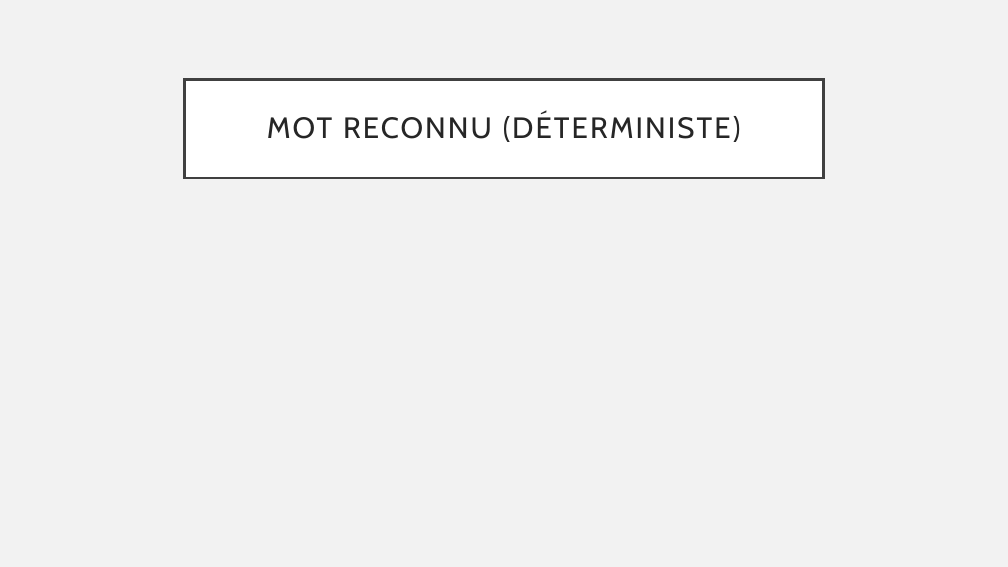
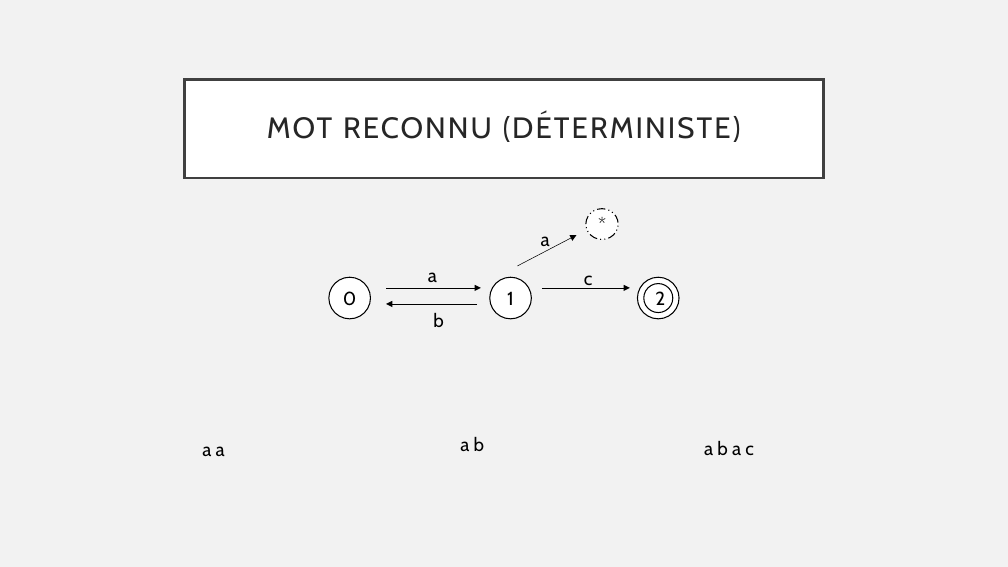
Before and after one commit to ekiriano/HLIN405-Final, a slide deck: slide 15 of Recherche d’un trajet sur une carte.pptx (slide 10 before the commit). Drawn at 1008x567 pixels with LibreOffice and Linux fonts; fonts in the diff are those of the drawing. Boxes give left, top, right and bottom in pixels: in the first picture for what was removed or moved away, otherwise in the second. Text is boxed around its words. In the diff, an @@ line names an element or a change of style, - is before the commit and + after.

```diff
--- a/Recherche d’un trajet sur une carte.pptx
+++ b/Recherche d’un trajet sur une carte.pptx
@@ group added at (329,209,679,327): 5 ellipses, 4 arrows, 4 texts @@
+0
+1
+2
+*
+2
+b
+a
+a
+c
@@ text added at (202,446,225,456), 18 pt, text #000000 @@
+a a
@@ text added at (460,436,484,451), 18 pt, text #000000 @@
+a b
@@ text added at (704,440,754,455), 18 pt, text #000000 @@
+a b a c
```
Also in this commit, not shown: 2 other slides changed, 4 slides added.
